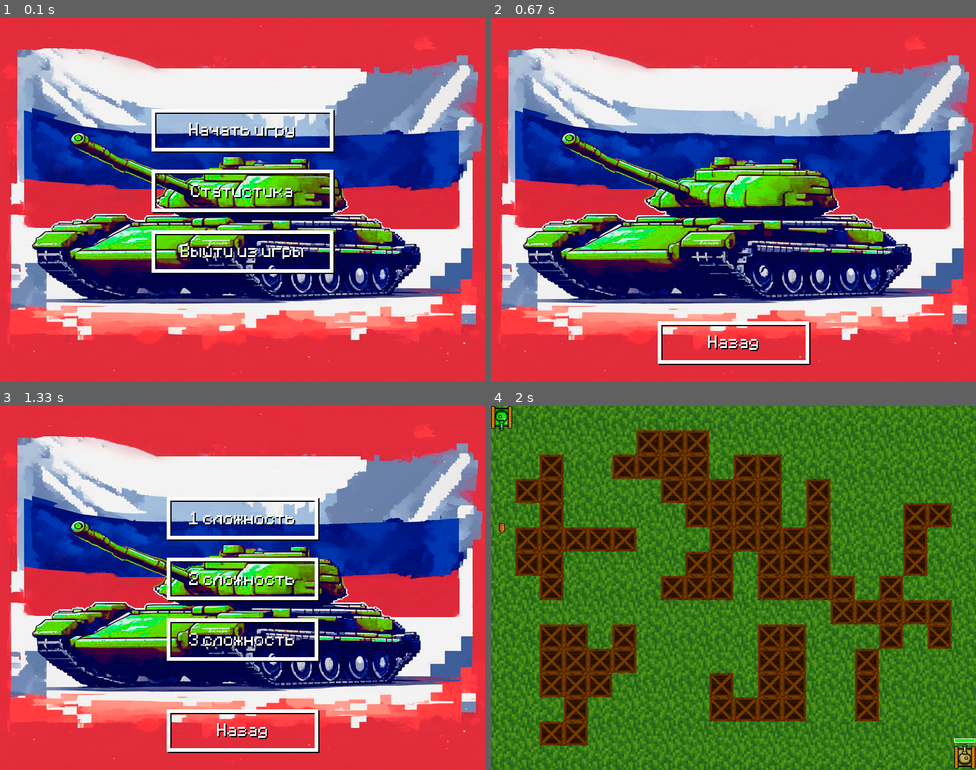
Above: before the commit, frames 1-4 (two rows, left to right).
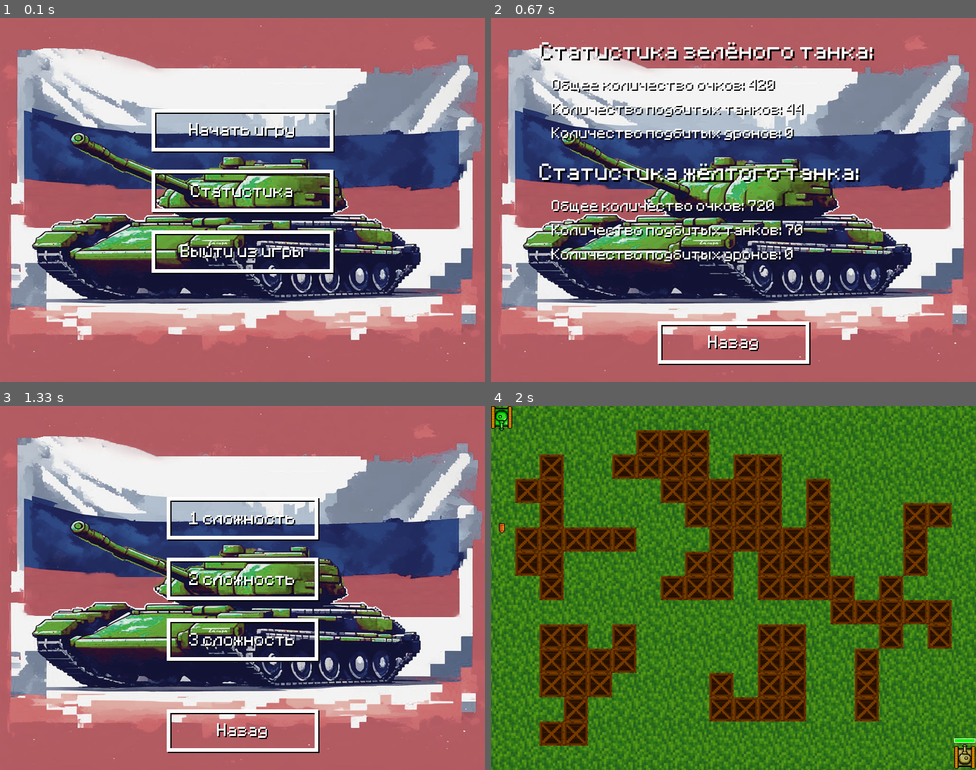
Above: after the commit, the same moments.

Repository: Pahtll/PyGameProjectDec2023
Game: pygame game, started from main.py
The game is run twice, just before and just after one commit, with the same random seed, the same clock (stepped at 60 frames per second) and the same inputs.
Inputs:
- Up to frame 1 (0.1 s): no input
- Up to frame 2 (0.67 s): click "Статистика" at 0.38 s
- Up to frame 3 (1.33 s): click "Назад" at 0.72 s; click "Начать игру" at 1.05 s
- Up to frame 4 (2 s): click "1 сложность" at 1.38 s; tap Space at 1.67 s

The runs differ from the first frame. In frame 1, 56% of the frame differs, in the area x 0-100%, y 0-100%; in frame 2, 59%; in frame 3, 55%; in frame 4, nothing differs.

Commit message:
Добавлена кнопка со статистикой

Diff:
--- a/menu.py
+++ b/menu.py
@@ -95,7 +95,6 @@
 
     def draw(self):
         """Отрисовывает меню, состоящее из кнопок и заднего фона """
-        print(self.difficulty.difficluty)
         if self.is_opened:
             self.screen.blit(self.background, (0, 0))
             self.stats_menu.draw()
@@ -187,12 +186,90 @@
     def __init__(self, screen):
         self.screen = screen
         self.is_opened = False
+        self.stats = save_script.Save()
+        self.font = pygame.font.Font('fonts/minecraft.ttf', 20 )
+        self.title_font = pygame.font.Font('fonts/minecraft.ttf', 30)
+        self.font_color = (255, 255, 255)
+        self.font_shadow_color = (0, 0, 0)
+        self.stats_tank_topleft_title = self.title_font.render('Статистика зелёного танка:',
+                                                   True, self.font_color)
+        self.stats_tank_topleft_title_shadow = self.title_font.render('Статистика зелёного танка:',
+                                                         True, self.font_shadow_color)
+
+        self.stats_tank_topleft_score = self.font.render(f'Общее количество очков: {self.stats.tank_topleft_stats[0]}',
+                                                   True, self.font_color)
+        self.stats_tank_topleft_score_shadow = self.font.render(f'Общее количество очков: {self.stats.tank_topleft_stats[0]}',
+                                                   True, self.font_shadow_color)
+
+        self.stats_tank_topleft_kills = self.font.render(f'Количество подбитых танков: {self.stats.tank_topleft_stats[1]}',
+                                                         True, self.font_color)
+        self.stats_tank_topleft_kills_shadow = self.font.render(
+            f'Количество подбитых танков: {self.stats.tank_topleft_stats[1]}',
+            True, self.font_shadow_color)
+
+        self.stats_tank_topleft_copter_kills = self.font.render(
+            f'Количество подбитых дронов: {self.stats.tank_topleft_stats[2]}',
+            True, self.font_color)
+        self.stats_tank_topleft_copter_kills_shadow = self.font.render(
+            f'Количество подбитых дронов: {self.stats.tank_topleft_stats[2]}',
+            True, self.font_shadow_color)
+
+
+        self.stats_tank_bottomright_title = self.title_font.render('Статистика жёлтого танка:',
+                                                               True, self.font_color)
+        self.stats_tank_bottomright_title_shadow = self.title_font.render('Статистика жёлтого танка:',
+                                                                      True, self.font_shadow_color)
+        self.stats_tank_bottomright_score = self.font.render(f'Общее количество очков: {self.stats.tank_bottomright_stats[0]}',
+                                                         True, self.font_color)
+        self.stats_tank_bottomright_score_shadow = self.font.render(
+            f'Общее количество очков: {self.stats.tank_bottomright_stats[0]}',
+            True, self.font_shadow_color)
+
+        self.stats_tank_bottomright_kills = self.font.render(
+            f'Количество подбитых танков: {self.stats.tank_bottomright_stats[1]}',
+            True, self.font_color)
+        self.stats_tank_bottomright_kills_shadow = self.font.render(
+            f'Количество подбитых танков: {self.stats.tank_bottomright_stats[1]}',
+            True, self.font_shadow_color)
+
+        self.stats_tank_bottomright_copter_kills = self.font.render(
+            f'Количество подбитых дронов: {self.stats.tank_bottomright_stats[2]}',
+            True, self.font_color)
+        self.stats_tank_bottomright_copter_kills_shadow = self.font.render(
+            f'Количество подбитых дронов: {self.stats.tank_bottomright_stats[2]}',
+            True, self.font_shadow_color)
+
         self.back_to_menu = Button(screen, 500, 250, 70, "Назад")
 
     def draw(self):
         if self.is_opened:
+
             self.back_to_menu.draw()
 
+            self.screen.blit(self.stats_tank_topleft_title_shadow, (80 + 3, 40 + 3))
+            self.screen.blit(self.stats_tank_topleft_title, (80, 40))
+
+            self.screen.blit(self.stats_tank_topleft_score_shadow, (100 + 2, 100 + 2))
+            self.screen.blit(self.stats_tank_topleft_score, (100, 100))
+
+            self.screen.blit(self.stats_tank_topleft_kills_shadow, (100 + 2, 140 + 2))
+            self.screen.blit(self.stats_tank_topleft_kills, (100, 140))
+
+            self.screen.blit(self.stats_tank_topleft_copter_kills_shadow, (100 + 2, 180 + 2))
+            self.screen.blit(self.stats_tank_topleft_copter_kills, (100, 180))
+
+
+            self.screen.blit(self.stats_tank_bottomright_title_shadow, (80 + 3, 240 + 3))
+            self.screen.blit(self.stats_tank_bottomright_title, (80, 240))
+
+            self.screen.blit(self.stats_tank_bottomright_score_shadow, (100 + 2, 300 + 2))
+            self.screen.blit(self.stats_tank_bottomright_score, (100, 300))
+
+            self.screen.blit(self.stats_tank_bottomright_kills_shadow, (100 + 2, 340 + 2))
+            self.screen.blit(self.stats_tank_bottomright_kills, (100, 340))
+
+            self.screen.blit(self.stats_tank_bottomright_copter_kills_shadow, (100 + 2, 380 + 2))
+            self.screen.blit(self.stats_tank_bottomright_copter_kills, (100, 380))
     def update(self, event):
         if self.is_opened:
             self.back_to_menu.update(event)
@@ -211,9 +288,9 @@
         self.saved_info = []
         self.save = save_script.Save()
 
-    def draw(self, tank_topleft, tank_bottom_right):
-
-        if tank_bottom_right.alive == False and tank_topleft.alive == True:
+    def draw(self, tank_topleft, tank_bottomright):
+
+        if tank_bottomright.alive == False and tank_topleft.alive == True:
 
             text_shadow = self.font.render("Победа Русских!", True, self.font_shadow_color)
             text = self.font.render("Победа Русских!", True, self.font_color)
@@ -227,9 +304,9 @@
                 self.screen.blit(text_shadow, (90 + 4, 250 + 4))
                 self.screen.blit(text, (125, 250))
             save = save_script.Save()
-            save.tank_kill(tank_topleft, tank_bottom_right)
-
-        elif tank_bottom_right.alive == True and tank_topleft.alive == False:
+            save.tank_kill(tank_topleft, tank_bottomright)
+
+        elif tank_bottomright.alive == True and tank_topleft.alive == False:
 
             text_shadow = self.font.render("Victory of the USA!", True, self.font_shadow_color)
             text = self.font.render("Victory of the USA!", True, self.font_color)
@@ -238,9 +315,9 @@
             if self.is_openned:
                 self.screen.blit(text_shadow, (70 + 4, 250 + 4))
                 self.screen.blit(text, (80, 250))
-            self.save.tank_kill(tank_bottom_right, tank_topleft)
-
-        elif tank_bottom_right.alive == False and tank_topleft.alive == False:
+            self.save.tank_kill(tank_bottomright, tank_topleft)
+
+        elif tank_bottomright.alive == False and tank_topleft.alive == False:
 
             text_shadow = self.font.render("Victory of the USA!", True, self.font_shadow_color)
             text = self.font.render(f"Ничья", True, self.font_color)
--- a/saves.csv
+++ b/saves.csv
@@ -1,3 +1,3 @@
 score,tank_kills,drone_kills
-420,21,0
-490,70,0
+420,70,0
+720,44,0
Binary file changed: images/backgrounds/menuBG.png
Not shown, changed: .gitignore
